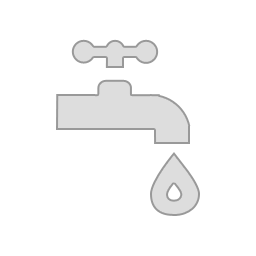
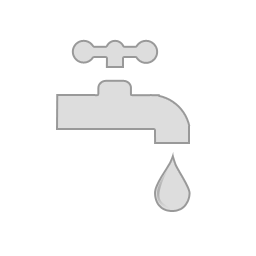
Layer changes from the first (256, 256) image to the second:
added layer "Shape 71" above "Shape 70" over left=157, top=165, right=171, bottom=209
added layer "Shape 70" above "Drop" over left=154, top=152, right=191, bottom=212
hid group "Drop" (2 layers) over left=150, top=152, right=200, bottom=216
